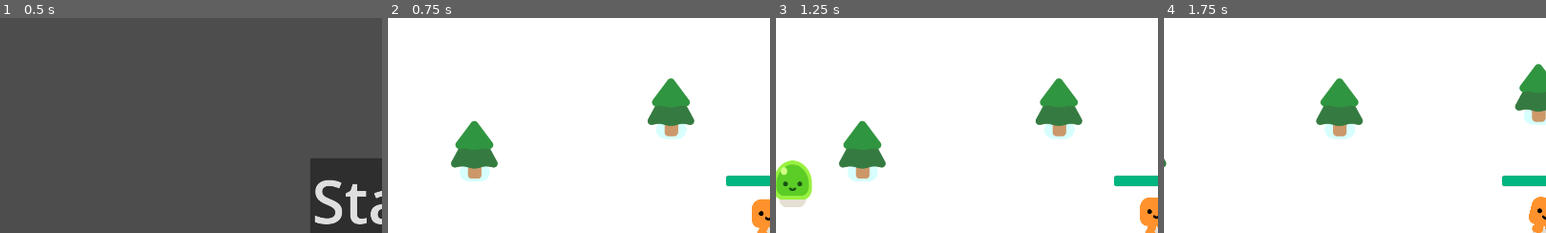
Above: before the commit, frames 1-4 (left to right).
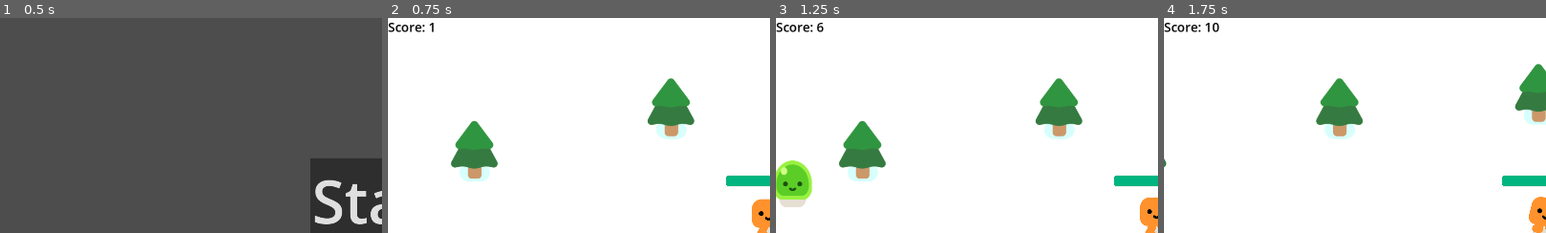
Above: after the commit, the same moments.

Repository: Tonykuang1028/FinalProject
Game: Godot game, scene res://start_menu.tscn
Two runs of this game, one before a commit and one after it. Both use one fixed random seed, a clock stepped at 60 frames per second and the inputs below.
Inputs:
- Up to frame 1 (0.5 s): no input
- Up to frame 2 (0.75 s): click "Start" at 0.5 s
- Up to frame 3 (1.25 s): no input
- Up to frame 4 (1.75 s): tap Enter (ui_accept) at 1.25, 1.52 s; hold D (move_right) from 1.28 s (still down)
The pictures show only the part of the screen within x 0-50%, y 0-50%; the shares and areas given below are measured in that part.

Frame 1 is identical in both runs. In frame 2, 0.3% of the frame differs, in the area x 0-12%, y 2-7%; in frame 3, 0.3%; in frame 4, 0.3%, in the area x 0-15%, y 2-7%.

Commit message:
Added score

Diff:
--- /dev/null
+++ b/Game UI.gd
@@ -0,0 +1,8 @@
+extends Control
+
+var score = 0
+@onready var scoreLabel = $Score
+
+func _process(delta):
+	score += .15
+	scoreLabel.text = "Score: %d" % score
--- a/survivors_game.tscn
+++ b/survivors_game.tscn
@@ -1,8 +1,9 @@
-[gd_scene load_steps=5 format=3 uid="uid://btn6rqffudpog"]
+[gd_scene load_steps=6 format=3 uid="uid://btn6rqffudpog"]
 
 [ext_resource type="Script" path="res://survivors_game.gd" id="1_kls5p"]
 [ext_resource type="PackedScene" uid="uid://be2yma1l3fq8" path="res://player.tscn" id="1_so1bh"]
 [ext_resource type="PackedScene" uid="uid://bkt56macggrho" path="res://pine_tree.tscn" id="2_i21pu"]
+[ext_resource type="Script" path="res://Game UI.gd" id="4_yumll"]
 
 [sub_resource type="Curve2D" id="Curve2D_wj5uv"]
 _data = {
@@ -90,5 +91,24 @@
 [node name="PineTree8" parent="." instance=ExtResource("2_i21pu")]
 position = Vector2(1712, 888)
 
+[node name="UI" type="CanvasLayer" parent="."]
+
+[node name="Game UI" type="Control" parent="UI"]
+layout_mode = 3
+anchors_preset = 15
+anchor_right = 1.0
+anchor_bottom = 1.0
+grow_horizontal = 2
+grow_vertical = 2
+script = ExtResource("4_yumll")
+
+[node name="Score" type="Label" parent="UI/Game UI"]
+layout_mode = 0
+offset_right = 40.0
+offset_bottom = 23.0
+theme_override_colors/font_color = Color(0, 0, 0, 1)
+theme_override_font_sizes/font_size = 32
+text = "Score : 00"
+
 [connection signal="health_depleted" from="Player" to="." method="_on_player_health_depleted"]
 [connection signal="timeout" from="Timer" to="." method="_on_timer_timeout"]
